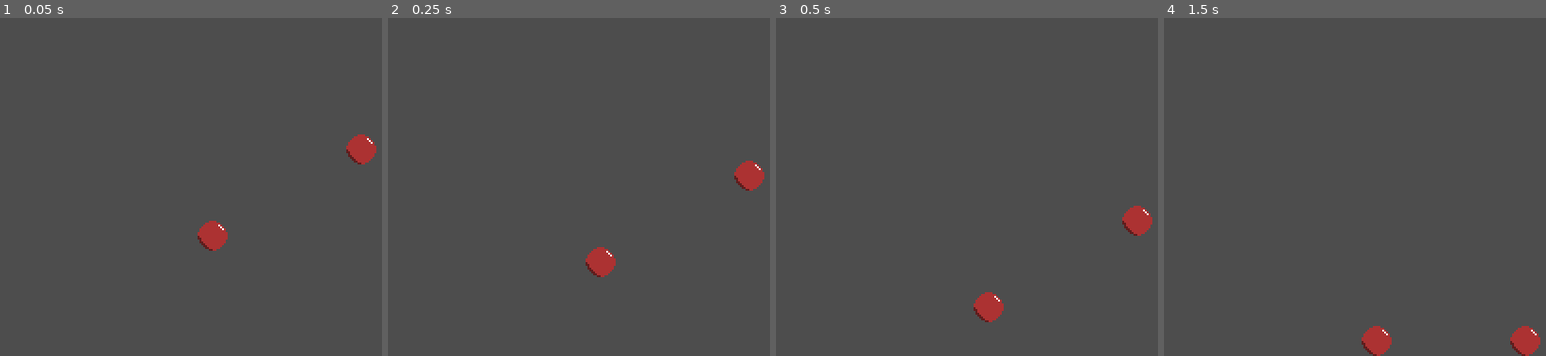
Above: before the commit, frames 1-4 (left to right).
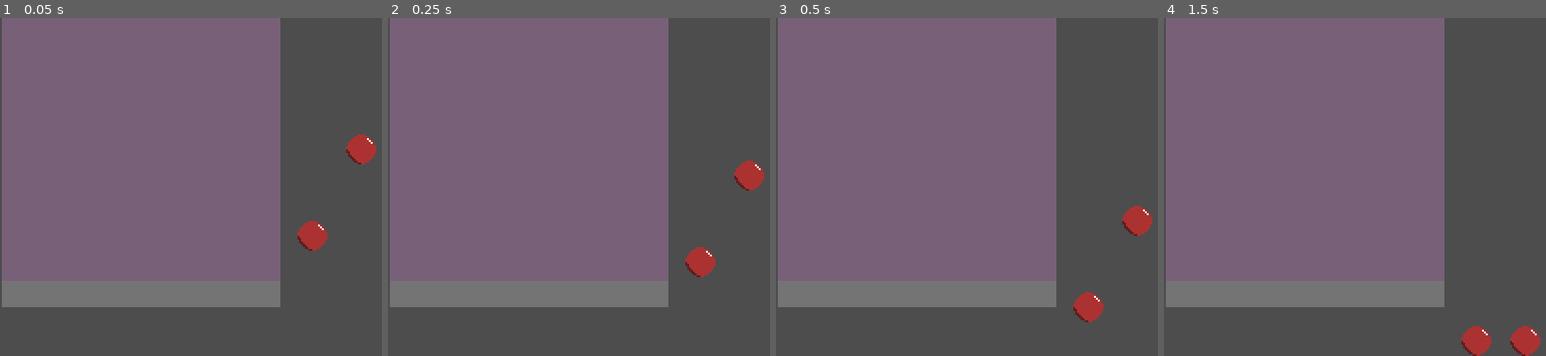
Above: after the commit, the same moments.

Repository: Team-Skeejy/ld55_summoning
Game: Godot game, scene res://scenes/entities/test.tscn
The game is run twice, just before and just after one commit, with the same random seed, the same clock (stepped at 60 frames per second) and the same inputs. This scene is started directly instead of the project's main scene.
Inputs (mouse positions are in pixels of both pictures, inside the frame that each line leads up to):
- Up to frame 1 (0.05 s): no input
- Up to frame 2 (0.25 s): no input
- Up to frame 3 (0.5 s): no input
- Up to frame 4 (1.5 s): tap Enter at 0.5 s; drag from (1377, 312) to (1526, 112) at 0.52 s; drag from (1343, 203) to (1435, 254) at 1.27 s

The runs differ from the first frame. In frame 1, 63% of the frame differs, in the area x 0-86%, y 0-86%; in frame 2, 63%; in frame 3, 63%; in frame 4, 63%, in the area x 0-86%, y 0-100%.

Commit message:
forces confirmed working like how i want them to

Diff:
--- a/scenes/entities/test.tscn
+++ b/scenes/entities/test.tscn
@@ -1,11 +1,61 @@
-[gd_scene load_steps=4 format=3 uid="uid://c8fk8xcrfhlwr"]
+[gd_scene load_steps=5 format=3 uid="uid://c8fk8xcrfhlwr"]
 
 [ext_resource type="PackedScene" uid="uid://dfvjewsccldtf" path="res://scenes/entities/base/entity.tscn" id="1_04yic"]
 [ext_resource type="PackedScene" uid="uid://dbcab68lspkfi" path="res://scenes/entities/behaviours/draggable.tscn" id="2_5p8j2"]
 
+[sub_resource type="RectangleShape2D" id="RectangleShape2D_m3jcs"]
+size = Vector2(149, 140)
+
 [sub_resource type="WorldBoundaryShape2D" id="WorldBoundaryShape2D_wgnkv"]
 
 [node name="Test" type="Node2D"]
+
+[node name="Border" type="Area2D" parent="."]
+position = Vector2(12, 141)
+scale = Vector2(1, 0.1)
+input_pickable = false
+gravity_space_override = 3
+gravity_point_center = Vector2(0, -1)
+gravity_direction = Vector2(0, -1)
+gravity = 1.0
+linear_damp = 100.0
+angular_damp = 100.0
+
+[node name="CollisionShape2D" type="CollisionShape2D" parent="Border"]
+position = Vector2(64.5, 60)
+shape = SubResource("RectangleShape2D_m3jcs")
+
+[node name="ColorRect" type="ColorRect" parent="Border"]
+offset_left = -11.0
+offset_top = -10.0
+offset_right = 29.0
+offset_bottom = 30.0
+scale = Vector2(3.70926, 3.48786)
+mouse_filter = 2
+color = Color(1, 1, 1, 0.219608)
+
+[node name="Antigrav" type="Area2D" parent="."]
+position = Vector2(12, 10)
+input_pickable = false
+gravity_space_override = 3
+gravity = 0.0
+linear_damp_space_override = 3
+linear_damp = 100.0
+angular_damp_space_override = 3
+angular_damp = 100.0
+
+[node name="CollisionShape2D" type="CollisionShape2D" parent="Antigrav"]
+position = Vector2(64.5, 60)
+shape = SubResource("RectangleShape2D_m3jcs")
+
+[node name="ColorRect" type="ColorRect" parent="Antigrav"]
+offset_left = -11.0
+offset_top = -10.0
+offset_right = 29.0
+offset_bottom = 30.0
+scale = Vector2(3.70926, 3.48786)
+mouse_filter = 2
+color = Color(1, 0.603922, 1, 0.247059)
 
 [node name="RigidBody2D" type="RigidBody2D" parent="."]
 freeze = true
@@ -28,7 +78,7 @@
 shape = SubResource("WorldBoundaryShape2D_wgnkv")
 
 [node name="Entity" parent="." instance=ExtResource("1_04yic")]
-position = Vector2(113, 115)
+position = Vector2(166, 115)
 
 [node name="DraggableNode" parent="Entity" instance=ExtResource("2_5p8j2")]
 
